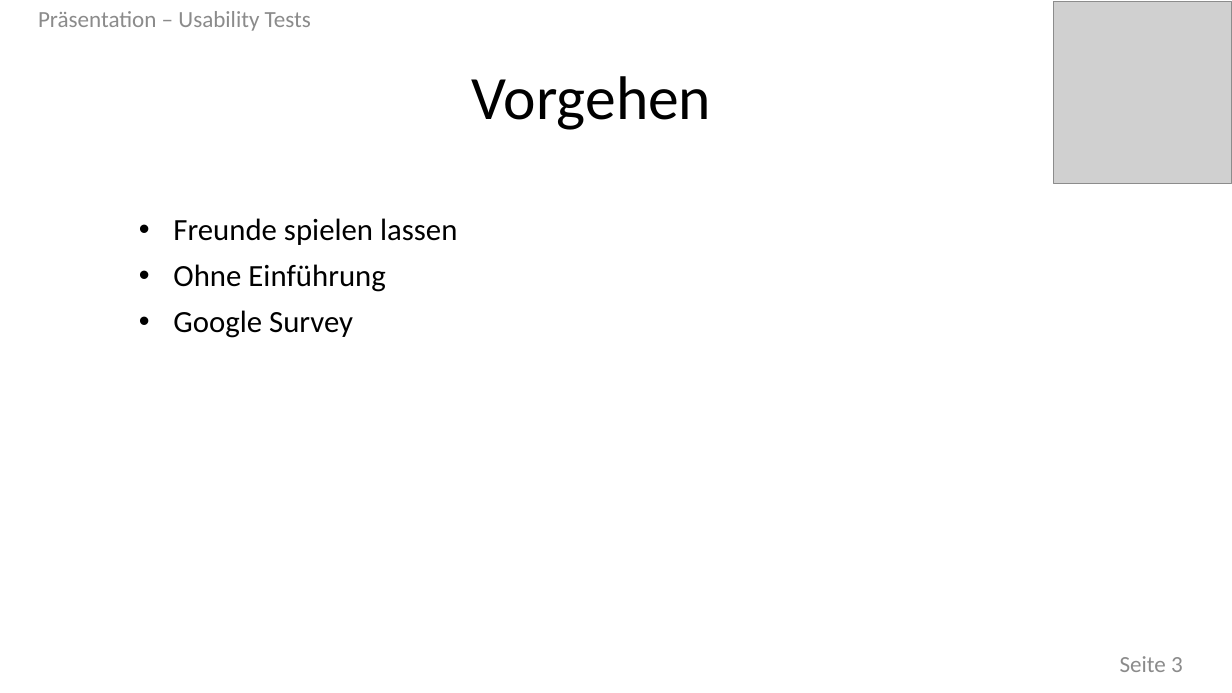
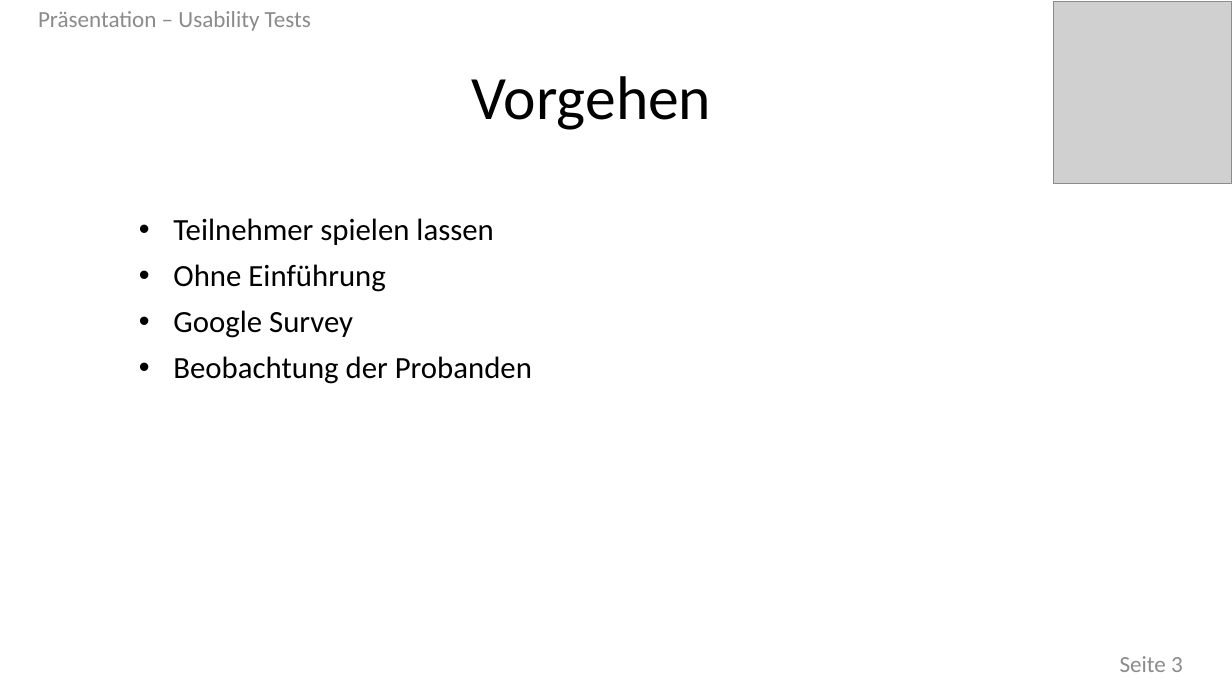
Before and after one commit to joeftiger/PSE-Bee-Game, a slide deck: slide 3 of Presentation - Usability Tests.pptx. Drawn at 1232x693 pixels with LibreOffice and Linux fonts; fonts in the diff are those of the drawing; grey boxes stand for pictures. Boxes give left, top, right and bottom in pixels: in the first picture for what was removed or moved away, otherwise in the second. Text is boxed around its words. In the diff, an @@ line names an element or a change of style, - is before the commit and + after.

```diff
--- a/Presentation - Usability Tests.pptx
+++ b/Presentation - Usability Tests.pptx
@@ text at (173,218,493,245): text changed @@
-• Freunde spielen lassen
+• Teilnehmer spielen lassen
@@ text at (173,356,532,384): paragraph added @@
+• Beobachtung der Probanden
```
Also in this commit, not shown: 2 other slides changed.
